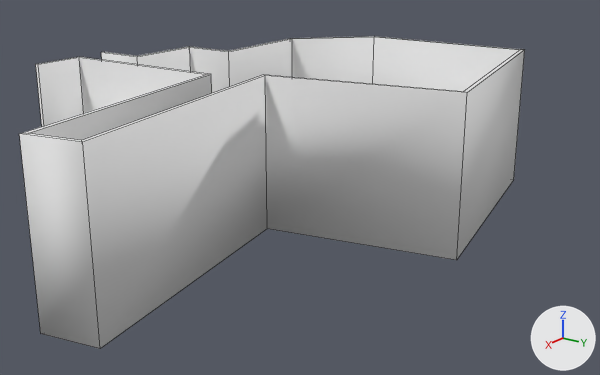
An edit to the Blender file house.blend, drawn before and after from the same camera.
Before and after are seen from a 50 mm lens placed at (11.94, 5.49, 5.63), pointed at (-1.01, -3.46, 0.51). Every picture has the same lights, and +X, +Y and +Z are marked at lower right. Mesh edges are drawn as thin lines. The same objects are shown in both versions, whatever each file hides.

The older version as bpy lines, for what is in view:
```python
me_wall = bpy.data.meshes.new('Wall')
me_wall.from_pydata(...)  # 28 vertices, 13 faces; spans x -5.31..5.5, y 0.0..8.08, z 0.0..2.93
me_wall.polygons.foreach_set('use_smooth', [True] * 13)
me_wall.materials.append(mat_wall2_inside)  # white #e7e7e7
me_wall.materials.append(mat_wall2_outside)  # white #e7e7e7
me_wall.materials.append(mat_wall2_cuts)  # white #e7e7e7
me_wall.materials.append(mat_wall2_alt1)  # white #e7e7e7
me_wall.materials.append(mat_wall2_alt2)  # white #e7e7e7
me_wall.materials.append(mat_wall2_alt3)  # white #e7e7e7
me_wall.materials.append(mat_wall2_alt4)  # white #e7e7e7
me_wall.materials.append(mat_wall2_alt5)  # white #e7e7e7
# before: 10 (-5.31, 3.52, 0.0), 11 (-5.31, 3.52, 2.93), 12 (-5.31, 7.2, 0.0), 13 (-5.31, 7.2, 2.93), 14 (-0.33, 8.08, 0.0)
# before: 15 (-0.33, 8.08, 2.93), 16 (0.3, 4.48, 0.0), 17 (0.3, 4.48, 2.93), 18 (5.32, 5.37, 0.0), 19 (5.32, 5.37, 2.93)
# before: 20 (5.5, 4.34, 0.0), 21 (5.5, 4.34, 2.93), 22 (0.82, 3.52, 0.0), 23 (0.82, 3.52, 2.93), 24 (0.82, 0.17, 0.0)
# before: 25 (0.82, 0.17, 2.93), 26 (1.84, 0.17, 0.0), 27 (1.84, 0.17, 2.93)
ob_wall = bpy.data.objects.new('Wall', me_wall)
ob_wall.location = (-0.2, -7.93, -0.01)
_m = ob_wall.modifiers.new('Wall', 'SOLIDIFY')
_m.thickness = 0.0812
_m.material_offset = 1
_m.material_offset_rim = 2
_m.use_even_offset = True
_m.use_quality_normals = True
_m.nonmanifold_merge_threshold = 0.0003
```
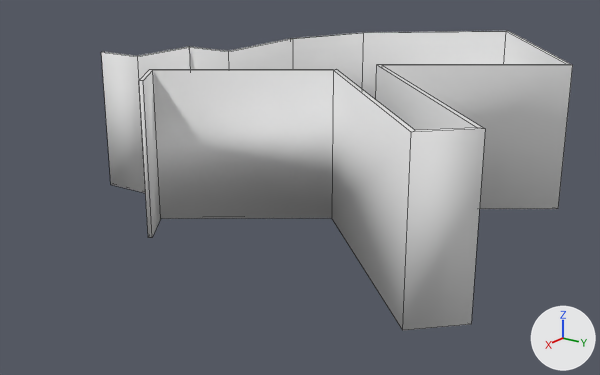
Where the change shows, as pixel boxes [x1, y1, x2, y2] in the pictures (600 x 375 px; the box of a moved part takes in the faces that stretch with it):
'Wall', reshaped (7% narrower)
    before: [19, 36, 525, 349]
    after: [101, 31, 573, 330]
part 1 of me_wall, moved or reshaped
    before: [19, 36, 525, 349]
    after: [139, 31, 573, 330]

Patch to the scene script:
```diff
--- a/house.blend.py
+++ b/house.blend.py
@@ me_wall @@
 me_wall.from_pydata(...)  # 28 vertices, 13 faces; spans x -5.31..5.5, y 0.0..8.08, z 0.0..2.93
 # used by ob_wall; location = (-0.2, -7.93, -0.01)
 # verts and faces of me_wall; kept vertices keep their numbers, new ones are numbered from 28
+# me_wall part 1
+delete_vertices([*range(12, 28)])  # with the faces that use them
+verts[10] = (-5.72, 2.94, 0.0)  # moved
+verts[11] = (-5.72, 2.94, 2.93)  # moved
+verts[28] = (-8.09, 5.76, 0.0)
+verts[29] = (-3.95, 8.66, 0.0)
+verts[30] = (-1.85, 5.67, 0.0)
+verts[31] = (1.75, 9.27, 0.0)
+verts[32] = (2.48, 8.53, 0.0)
+verts[33] = (-0.87, 5.18, 0.0)
+verts[34] = (1.05, 2.43, 0.0)
+verts[35] = (1.88, 3.02, 0.0)
+for new, old in zip([*range(36, 44)], [*range(28, 36)]): verts[new] = verts[old] + (0.0, 0.0, 2.93)
+faces += [(10, 11, 36, 28), (28, 36, 37, 29), (29, 37, 38, 30), (30, 38, 39, 31), (31, 39, 40, 32), (32, 40, 41, 33)]
+faces += [(33, 41, 42, 34), (34, 42, 43, 35)]
 me_wall.materials.append(mat_wall2_inside)
```
